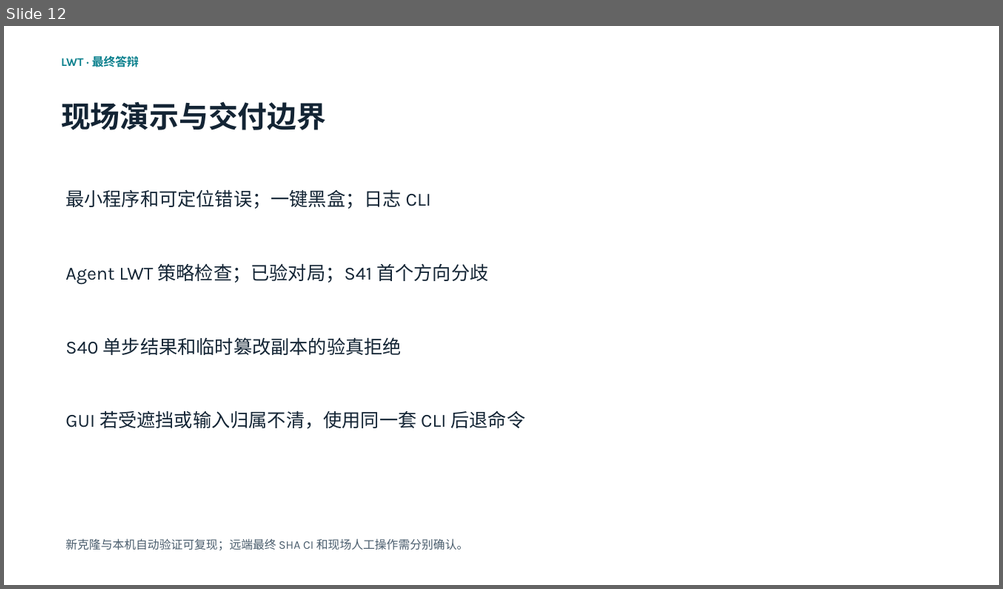
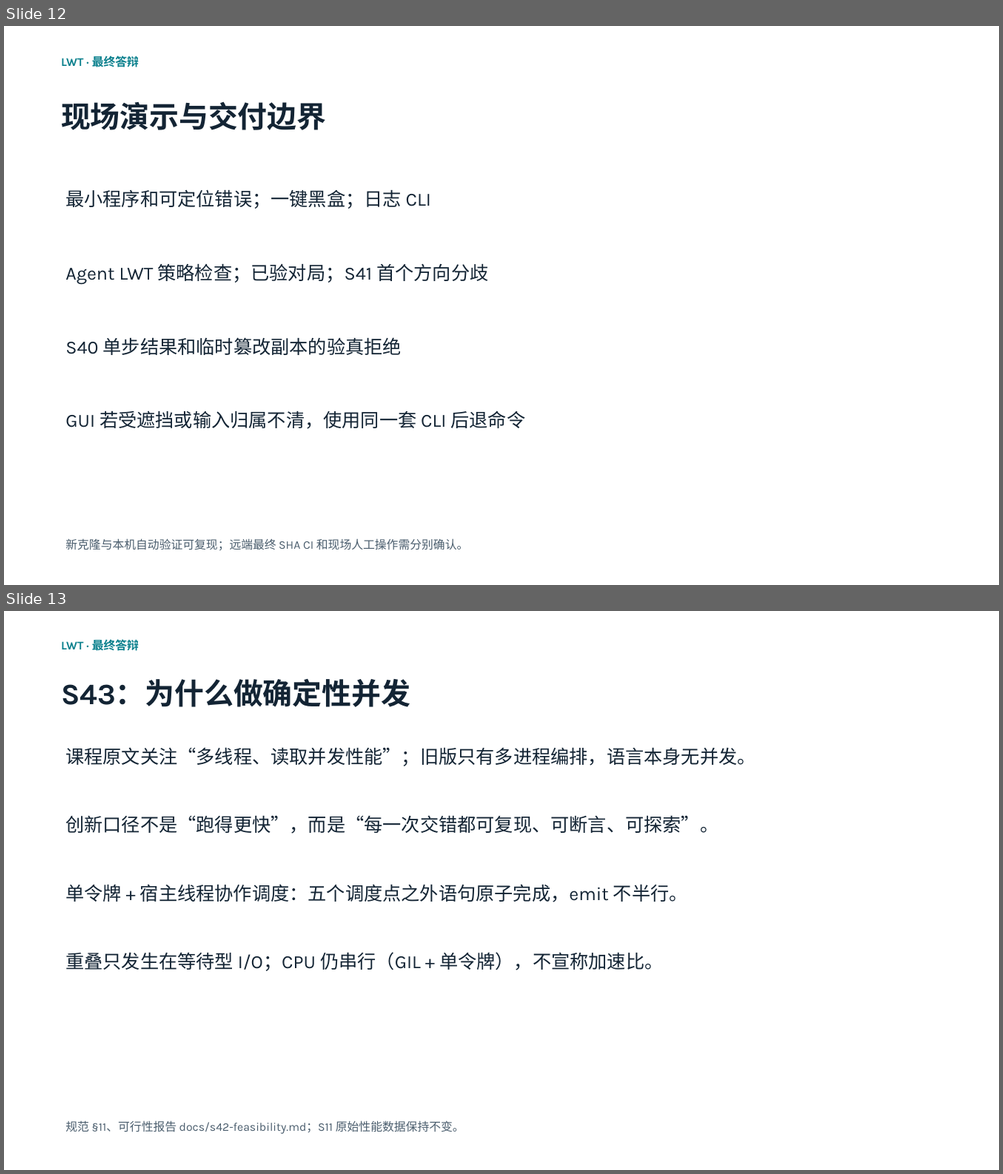
Before and after one commit to 05T1925/Interpreted-general-purpose-scripting-language-LWT, a slide deck: slides/LWT介绍.pptx. Shown one above the other, each under a label of ours: slide 12 before the commit, slides 12 and 13 after it. The pictures are 1003x589 and 1003x1174 pixels, drawn with LibreOffice and Linux fonts; fonts in the diff are those of the drawing. Boxes give left, top, right and bottom in pixels: in the first picture for what was removed or moved away, otherwise in the second. Text is boxed around its words. In the diff, an @@ line names an element or a change of style, - is before the commit and + after.

```diff
--- a/slides/LWT介绍.pptx
+++ b/slides/LWT介绍.pptx
@@ slide 13 added at (x1=4, y1=611, x2=999, y2=1170), background #FFFFFF @@
@@ text added at (x1=61, y1=639, x2=139, y2=651), 11.2 pt, text #087F8C, bold @@
+LWT · 最终答辩
@@ text added at (x1=61, y1=679, x2=410, y2=707), 28.5 pt, text #132434, bold @@
+S43：为什么做确定性并发
@@ text added at (x1=65, y1=747, x2=755, y2=766), 18 pt, text #132434 @@
+课程原文关注“多线程、读取并发性能”；旧版只有多进程编排，语言本身无并发。
@@ text added at (x1=65, y1=815, x2=718, y2=834), 18 pt, text #132434 @@
+创新口径不是“跑得更快”，而是“每一次交错都可复现、可断言、可探索”。
@@ text added at (x1=65, y1=884, x2=688, y2=903), 18 pt, text #132434 @@
+单令牌 + 宿主线程协作调度：五个调度点之外语句原子完成，emit 不半行。
@@ text added at (x1=65, y1=952, x2=663, y2=971), 18 pt, text #132434 @@
+重叠只发生在等待型 I/O；CPU 仍串行（GIL + 单令牌），不宣称加速比。
@@ text added at (x1=65, y1=1121, x2=464, y2=1134), 11.2 pt, text #4A5D6D @@
+规范 §11、可行性报告 docs/s42-feasibility.md；S11 原始性能数据保持不变。
```
Also in this commit, not shown: 2 other slides added, 8 other files.
